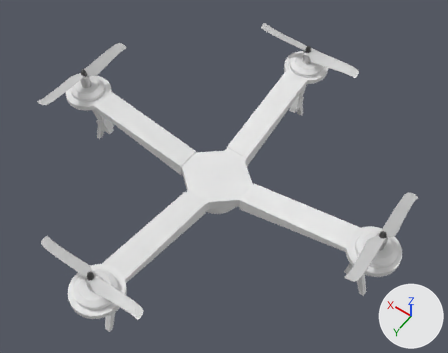
What one commit did to the Blender file Arman/Drone 1.blend.
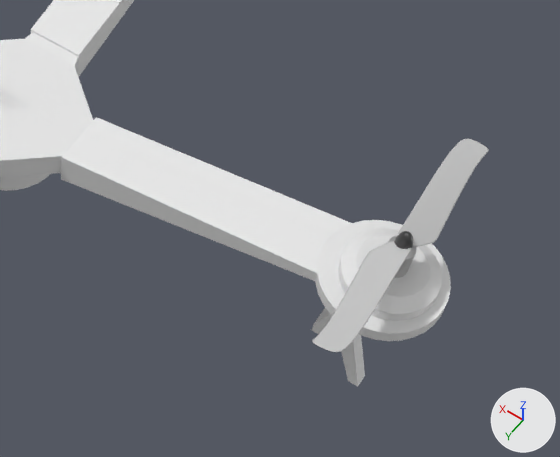
The first picture shows the older version from a camera (50 mm lens) standing at (-9.47, 12.77, 20.5) and looking at (-0.16, -0.27, 0.01). The close-ups show both versions on the part from 48% to 100% of the width and 38% to 92% of the height of that picture; other places that the commit changed are outside them. Lighting does not change. The marker at lower right points along +X, +Y and +Z.
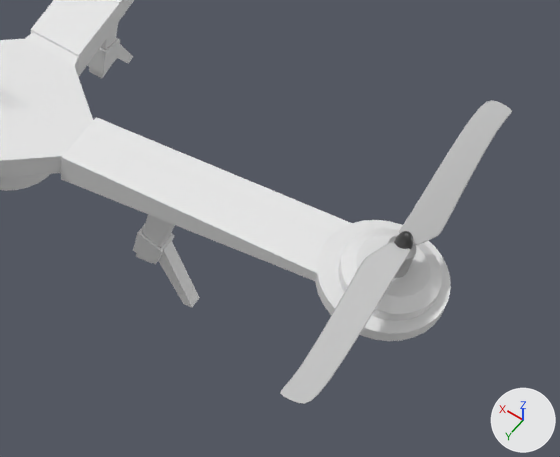
Changed parts and their boxes (x1, y1, x2, y2) in the close-ups (560 x 457 px):
'Plane.001', rescaled (31% wider, 42% taller): before (312, 138, 489, 352); after (280, 100, 512, 404)
'LC3.2', moved, turned: before (341, 334, 365, 387); after (159, 241, 200, 307)
'LC2.2', moved, turned: before (313, 308, 332, 332); after (133, 224, 174, 265)
'LC1.2', moved, turned: before (311, 327, 320, 334); after (136, 214, 175, 263)
'LC2.3', moved (not visible before): after (87, 38, 120, 74)
'LC1.3', moved (not visible before): after (89, 23, 118, 78)
'LC3.3', moved (not visible before): after (117, 44, 133, 64)

The change in detail:
Object 'LC1.2' (ob_lc1_2) moves from (-6.9, 0.09, -0.01) to (-3.24, 0.09, -0.75).
Object 'LC1.2' (ob_lc1_2) turns from (-90, 0, 90) to (-75, 0.1, 90) degrees about x, y and z.
Object 'LC2.2' (ob_lc2_2) moves from (-6.6, 0.02, -0.64) to (-3.11, 0.02, -1.44).
Object 'LC2.2' (ob_lc2_2) turns from (-30, 0, 90) to (-15, 0.1, 90) degrees about x, y and z.
Object 'LC3.2' (ob_lc3_2) moves from (-7.05, -0.16, -1.37) to (-3.73, -0.16, -2.03).
Object 'LC3.2' (ob_lc3_2) turns from (1.4, 0, 90) to (16, 0.1, 90) degrees about x, y and z.
Object 'LC1.3' (ob_lc1_3) moves from (-0.1, -6.68, -0.01) to (-0.1, -3.13, -0.74).
Object 'LC2.3' (ob_lc2_3) moves from (-0.03, -6.38, -0.64) to (-0.03, -3.02, -1.43).
Object 'LC3.3' (ob_lc3_3) moves from (0.16, -6.82, -1.37) to (0.16, -3.65, -2.0).
Object 'Plane.001' (ob_plane_001) is rescaled from (1.31, 1.53, 1.02) to (1.9, 1.53, 1.02).
